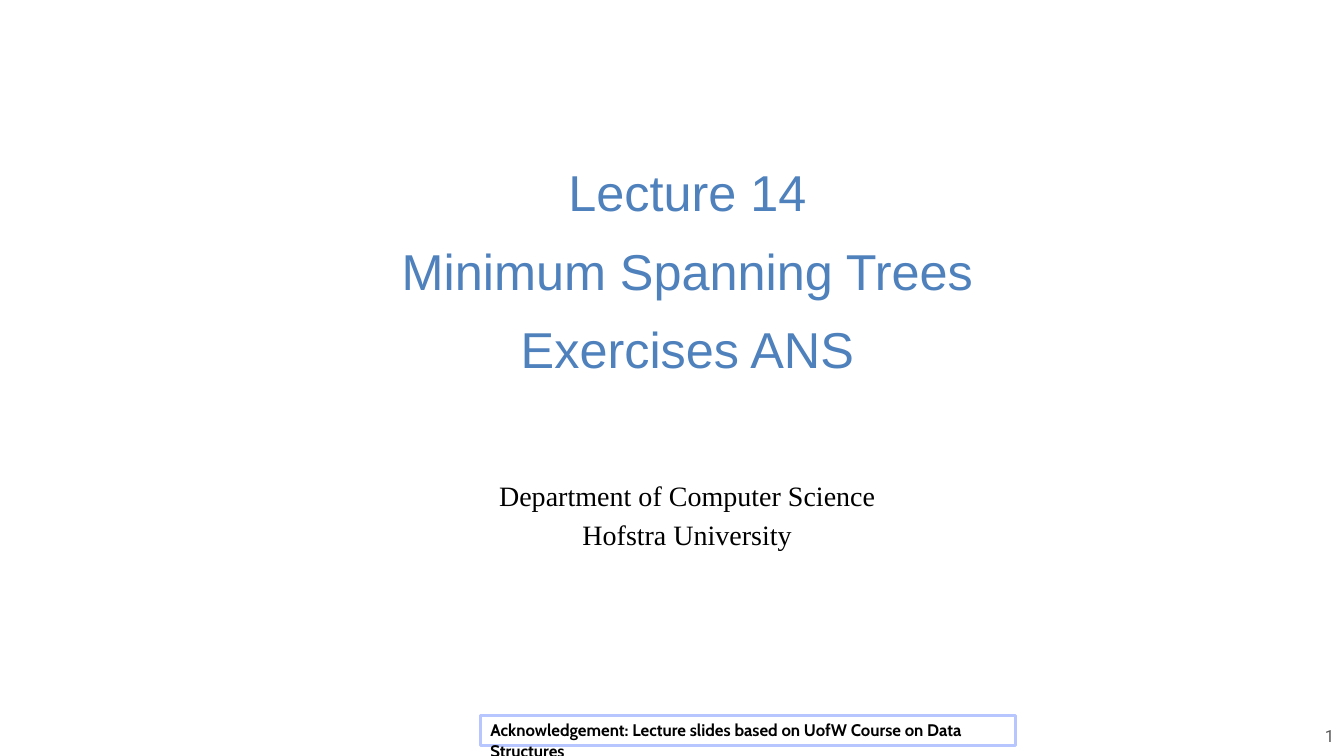
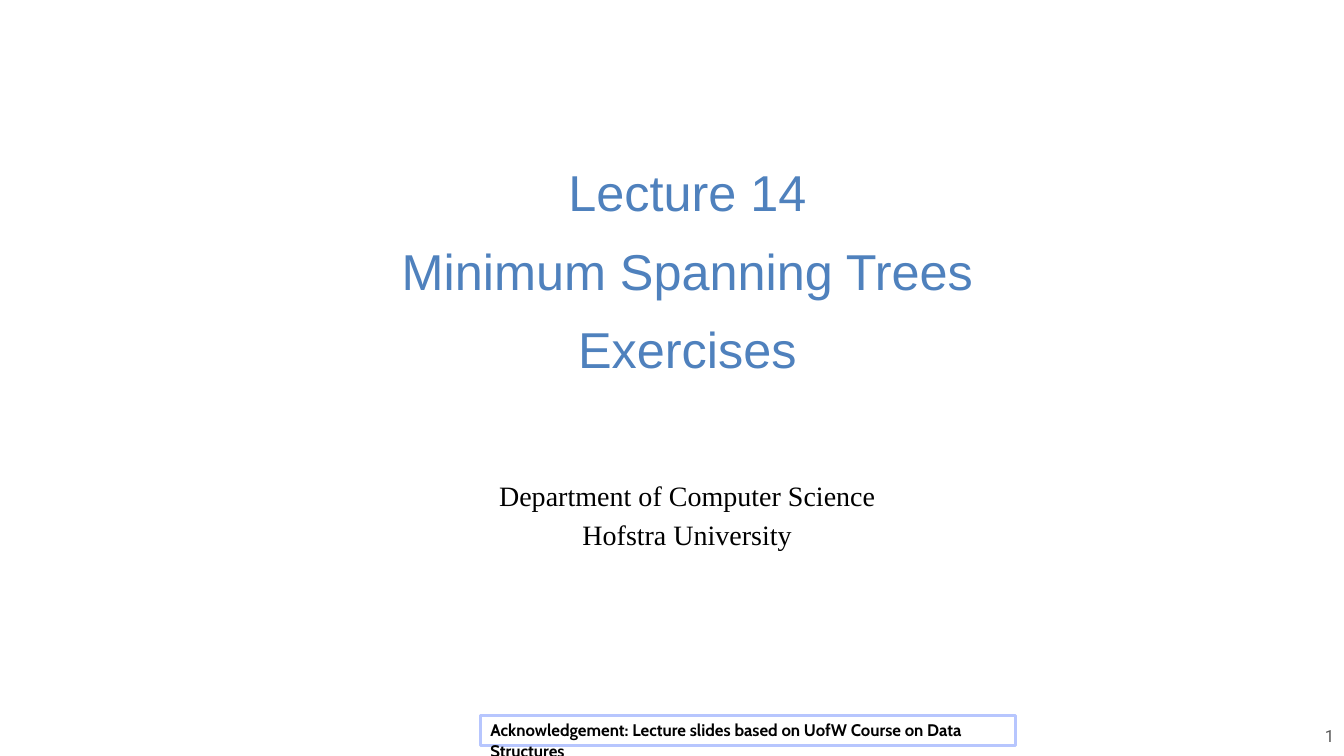
Before and after one commit to guhofstra/CSC111Fa25, a slide deck: slide 1 of PPTs/Lecture 14 Exercises.pptx. Drawn at 1344x756 pixels with LibreOffice and Linux fonts; fonts in the diff are those of the drawing. Boxes give left, top, right and bottom in pixels: in the first picture for what was removed or moved away, otherwise in the second. Text is boxed around its words. In the diff, an @@ line names an element or a change of style, - is before the commit and + after.

```diff
--- a/PPTs/Lecture 14 Exercises.pptx
+++ b/PPTs/Lecture 14 Exercises.pptx
@@ text at (x1=578, y1=331, x2=796, y2=369): text changed @@
-Exercises ANS
+Exercises
```
Also in this commit, not shown: 23 other files.
